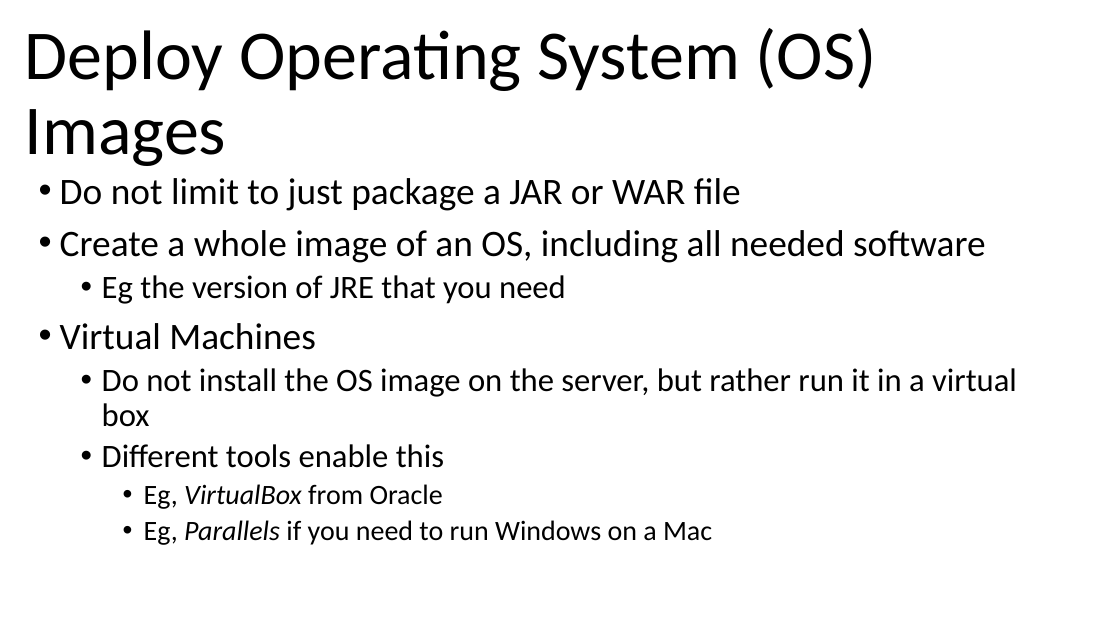
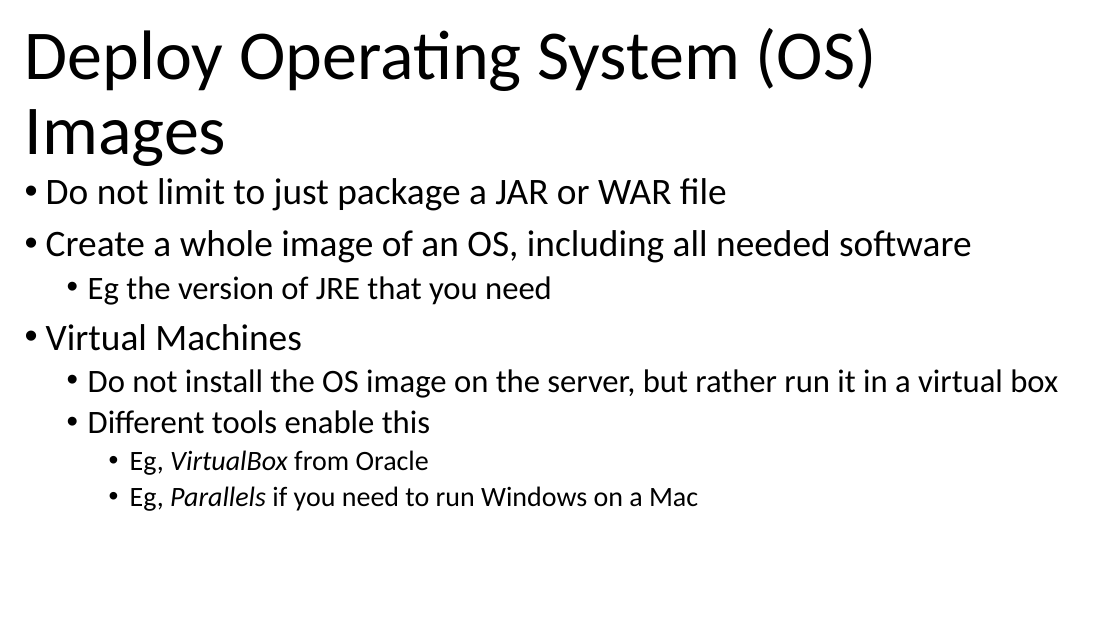
Before and after one commit to arcuri82/testing_security_development_enterprise_systems, a slide deck: slide 23 of doc/advanced/slides/lesson_08.pptx. Drawn at 1120x630 pixels with LibreOffice and Linux fonts; fonts in the diff are those of the drawing. Boxes give left, top, right and bottom in pixels: in the first picture for what was removed or moved away, otherwise in the second. Text is boxed around its words. In the diff, an @@ line names an element or a change of style, - is before the commit and + after.

```diff
--- a/doc/advanced/slides/lesson_08.pptx
+++ b/doc/advanced/slides/lesson_08.pptx
@@ text "Do not limit to just ..." rewrapped from (60, 178, 1017, 545) to (46, 178, 1058, 511) @@
```
Also in this commit, not shown: 14 slides added, 1 slide removed, 1 other file.
